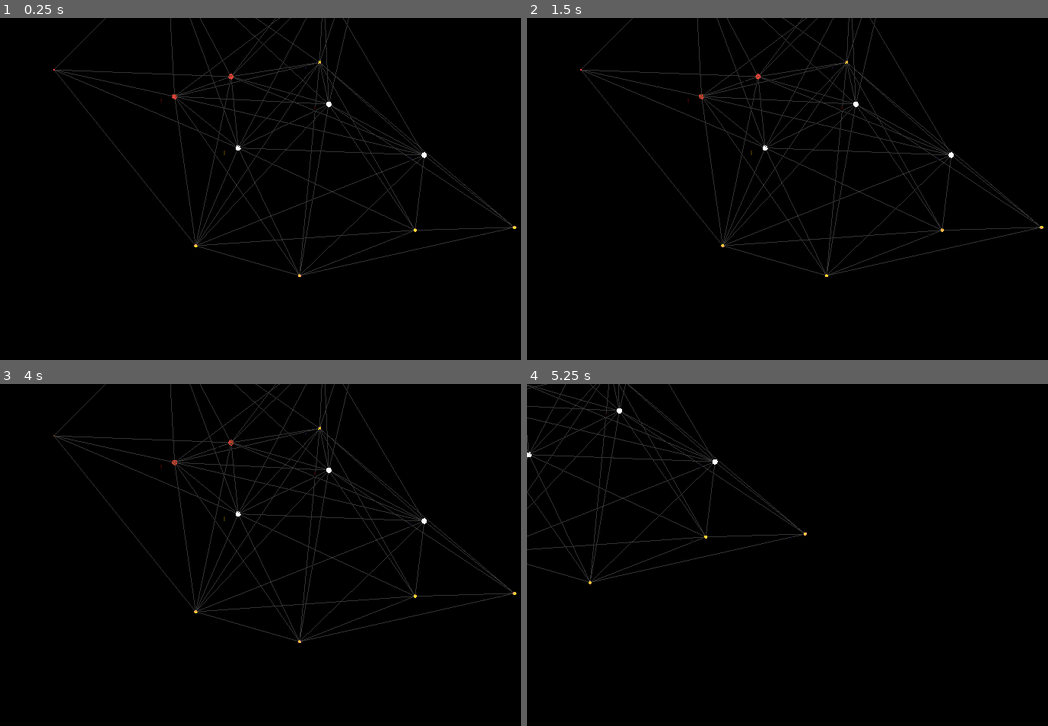
Above: before the commit, frames 1-4 (two rows, left to right).
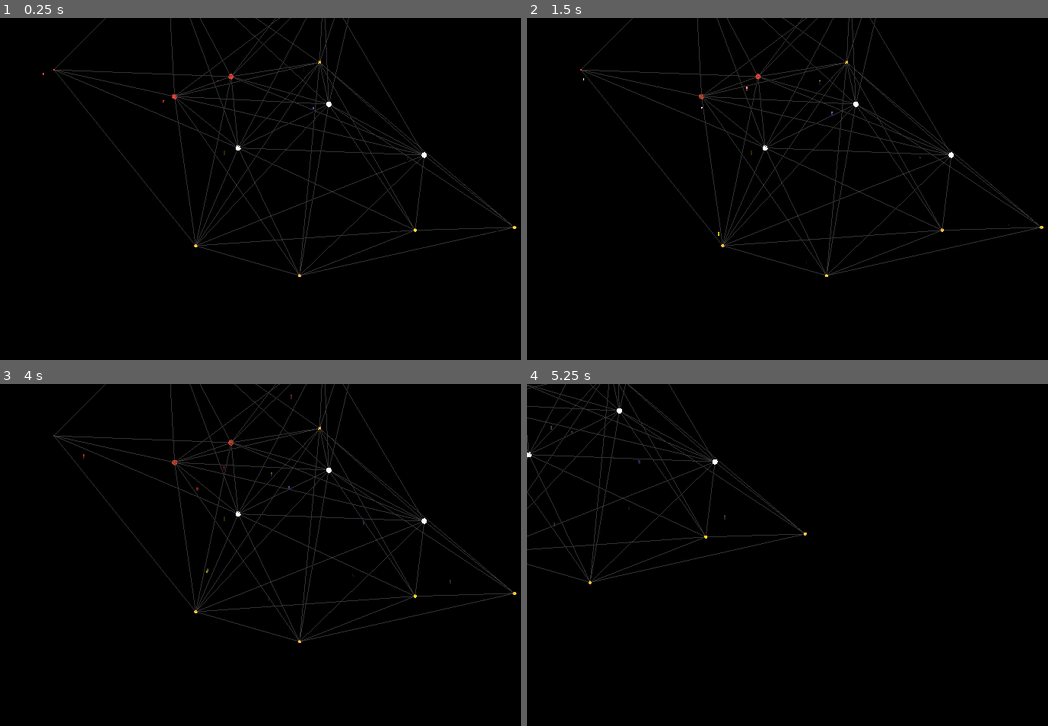
Above: after the commit, the same moments.

Repository: NoahMSchool/SpaceStrategyGame
Game: Godot game, scene res://Galaxy/galaxy.tscn
Same seed, same stepped clock (60 frames per second), same inputs: the game is played once before the commit and once after it.
Inputs (mouse positions are in pixels of both pictures, inside the frame that each line leads up to):
- Up to frame 1 (0.25 s): no input
- Up to frame 2 (1.5 s): move the mouse to (964, 171) at 0.52 s; tap R (r) at 0.6 s; tap S (s) at 0.8, 1.35 s; tap Enter at 1.25 s; move the mouse to (709, 206) at 1.27 s
- Up to frame 3 (4 s): tap R (r) at 1.55, 3.05 s; tap Space at 2, 3.5 s; move the mouse to (364, 479) at 2.02 s; click (364, 479) at 2.1 s; tap S (s) at 2.3, 3.8 s; tap Enter at 2.75 s; move the mouse to (270, 623) at 2.77 s; tap Middle mouse button (MouseWheelClick) at 2.85 s; move the mouse to (484, 606) at 3.52 s; hold Right mouse button (RightMouse) from 3.53 s (still down)
- Up to frame 4 (5.25 s): move the mouse to (646, 503) at 4.27 s; release Right mouse button (RightMouse) at 4.28 s; tap Mouse wheel down (ScrollDown) at 4.35 s; tap R (r) at 4.55 s; move the mouse to (860, 555) at 5.02 s; tap Mouse wheel up (ScrollUp) at 5.1 s

The runs differ from the first frame. In frame 1, less than 0.1% of the frame differs, in the area x 8-97%, y 13-64%; in frame 2, less than 0.1%; in frame 3, less than 0.1%, in the area x 15-97%, y 3-64%; in frame 4, less than 0.1%.

Commit message:
Get galaxy in solar system and set target system for resource

Diff:
--- a/Galaxy/galaxy_generator.gd
+++ b/Galaxy/galaxy_generator.gd
@@ -107,6 +107,10 @@
 	print(path)
 	return new_algo
 
+func get_target_system():
+	if (systems.size() > 0):
+		return systems[0]
+	return null
 
 func _process(delta: float) -> void:
 	pass
--- a/Resources/ship_resource.gd
+++ b/Resources/ship_resource.gd
@@ -2,3 +2,7 @@
 class_name ShipResource
 
 var destination : SolarSystem
+
+func _process(delta: float) -> void:
+	if destination:
+		global_position = global_position.move_toward(destination.global_position, delta)
--- a/SolarSystem/solar_system.gd
+++ b/SolarSystem/solar_system.gd
@@ -19,6 +19,7 @@
 
 const PLANET = preload("res://Planet/planet.tscn")
 
+@onready var galaxy = get_tree().current_scene
 func _ready() -> void:
 	generate_system()
 	$ViewPoint.position = Vector3(0,0.5+system_data.star_type.star_size,0)
@@ -154,6 +155,7 @@
 	var new_resource = SHIP_RESOURCE.instantiate()
 	$ShipResourceContainer.add_child(new_resource)
 	new_resource.position = new_resource.position + Vector3(0,0.125,0)* $ShipResourceContainer.get_child_count()
+	new_resource.destination = 	galaxy.get_target_system()
 	return
 
 
